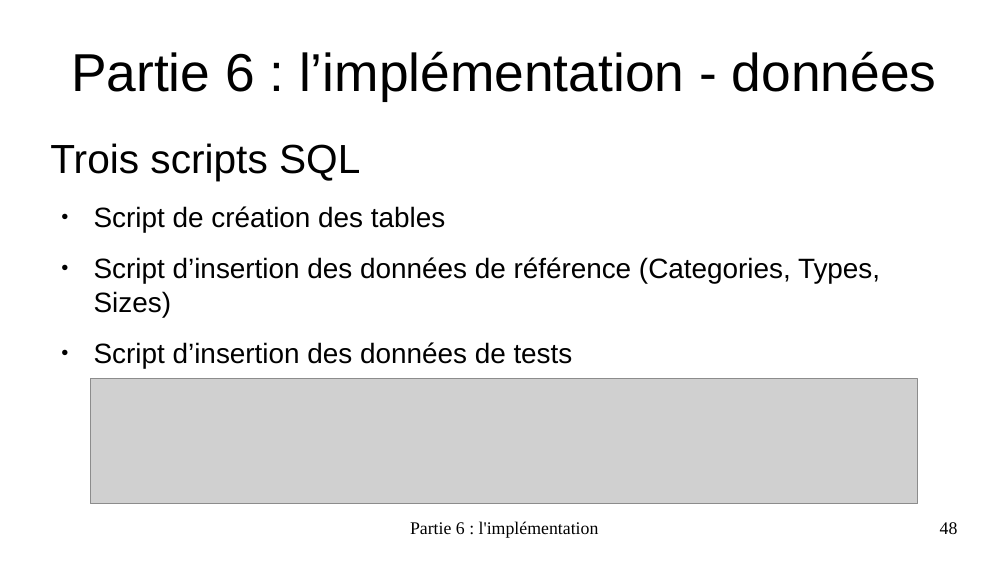
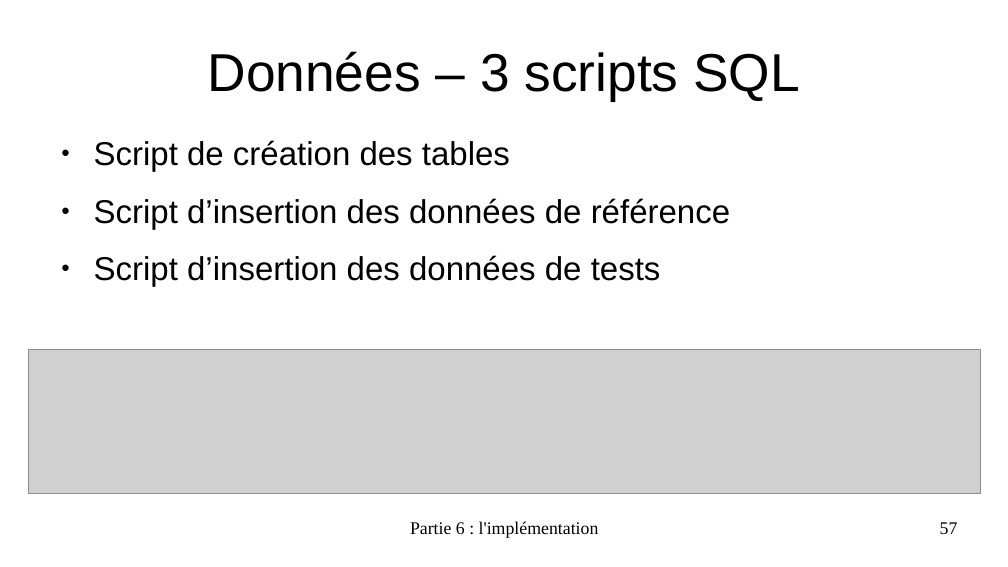
Before and after one commit to EmmaBroudic/Projet-Nooky, a slide deck: slide 57 of doc/Nooky4.odp (slide 48 before the commit). Drawn at 1008x567 pixels with LibreOffice and Linux fonts; fonts in the diff are those of the drawing; grey boxes stand for pictures. Boxes give left, top, right and bottom in pixels: in the first picture for what was removed or moved away, otherwise in the second. Text is boxed around its words. In the diff, an @@ line names an element or a change of style, - is before the commit and + after.

```diff
--- a/doc/Nooky4.odp
+++ b/doc/Nooky4.odp
@@ title at [207, 51, 800, 101]: text changed @@
-Partie 6 : l’implémentation - données
+Données – 3 scripts SQL
@@ text at [50, 143, 360, 181]: paragraph removed @@
-Trois scripts SQL
@@ text at [94, 140, 661, 287]: size 22 to 26 pt in "Script de création des tables", "Script d’insertion des données de tests" @@
@@ text at [94, 198, 730, 229]: text changed; size 22 to 26 pt @@
-● Script d’insertion des données de référence (Categories, Types, Sizes)
+● Script d’insertion des données de référence
@@ picture: place and size @@
-picture at [91, 379, 918, 504]
+picture at [28, 349, 981, 493]
@@ page number at [940, 522, 958, 534]: text changed @@
-48
+57
```
Also in this commit, not shown: 23 other slides changed, 12 slides added, 28 other files.
